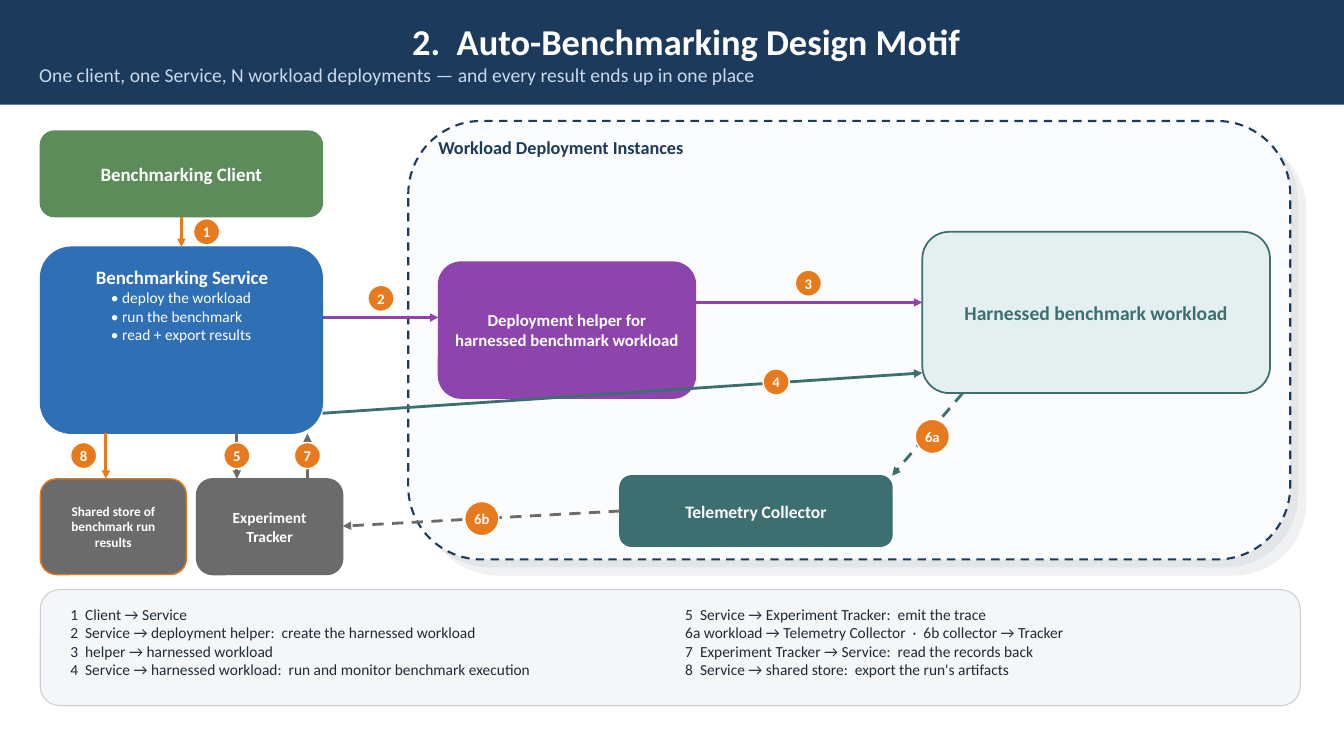
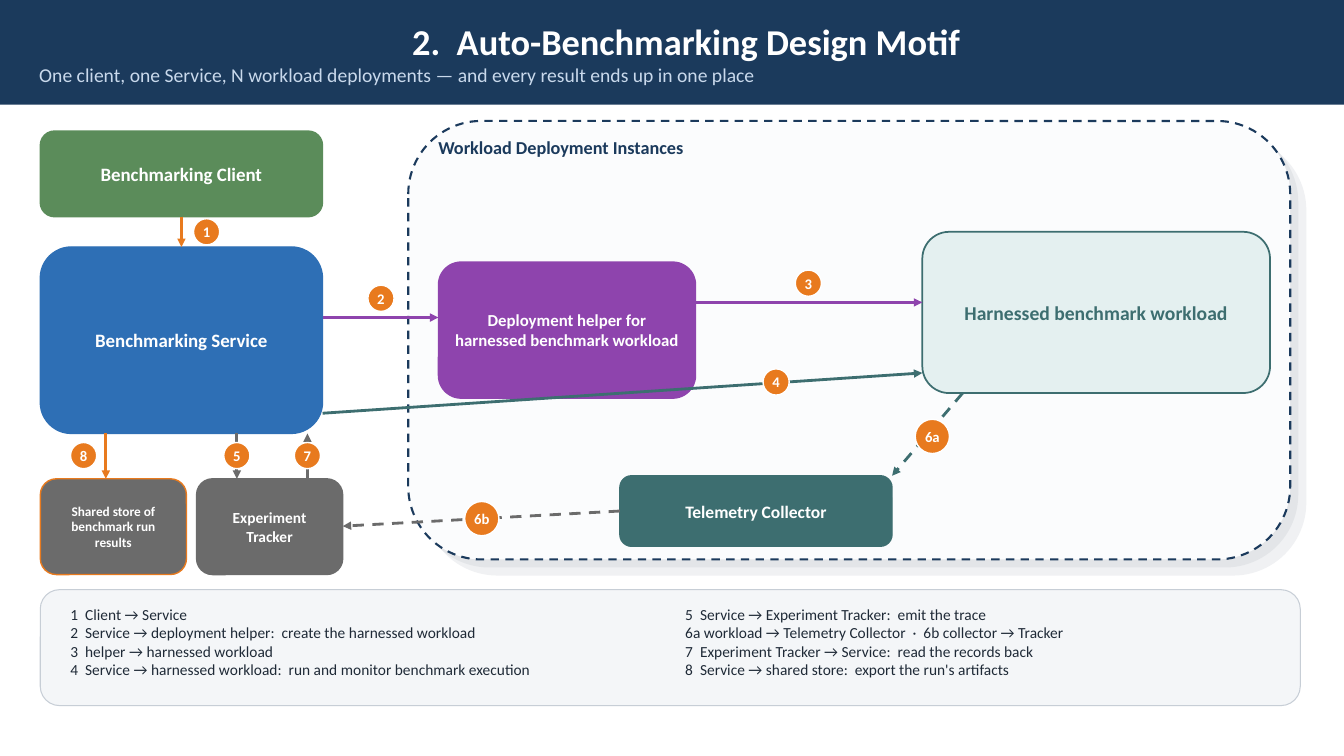
Before and after one commit to webchang/benchmarking, a slide deck: slide 4 of docs/BenchmarkingService.pptx. Drawn at 1344x756 pixels with LibreOffice and Linux fonts; fonts in the diff are those of the drawing. Boxes give left, top, right and bottom in pixels: in the first picture for what was removed or moved away, otherwise in the second. Text is boxed around its words. In the diff, an @@ line names an element or a change of style, - is before the commit and + after.

```diff
--- a/docs/BenchmarkingService.pptx
+++ b/docs/BenchmarkingService.pptx
@@ rounded rectangle "Benchmarking Service" at <box>40,247,323,434</box>: vertical alignment top to middle; outline #2E6FB5 0.75 pt to #2E6FB5 1 pt @@
@@ text in rounded rectangle at <box>122,292,251,343</box>: paragraphs removed @@
-  • deploy the workload
-  • run the benchmark
-  • read + export results
```
Also in this commit, not shown: 1 other file.
